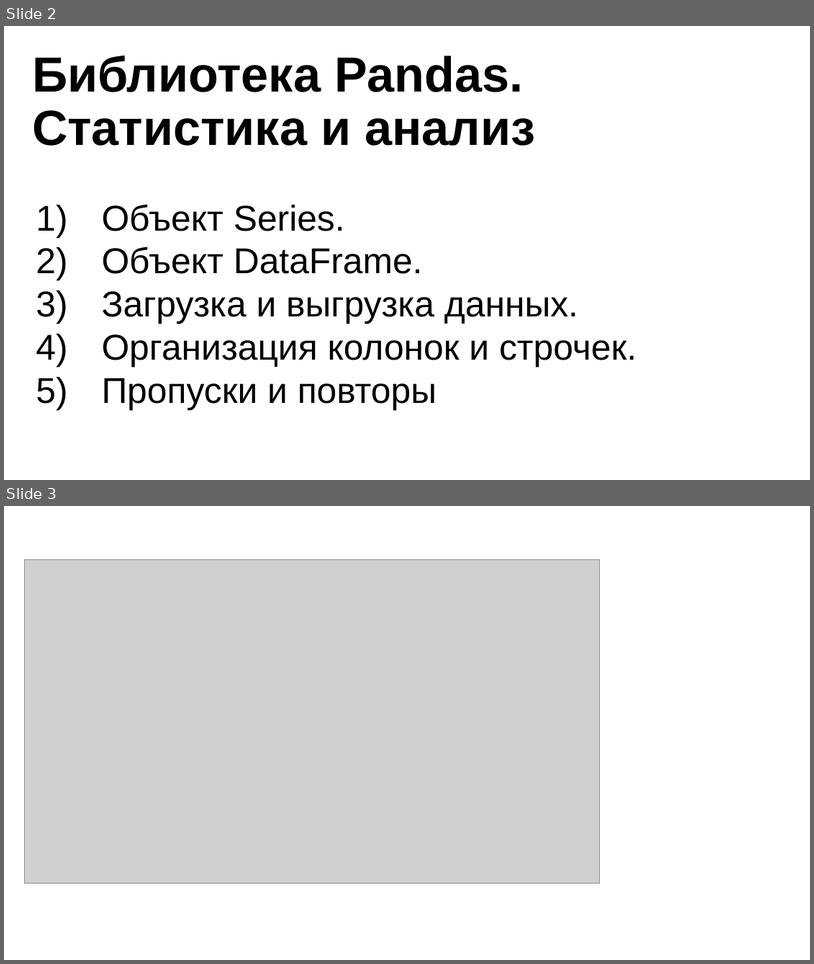
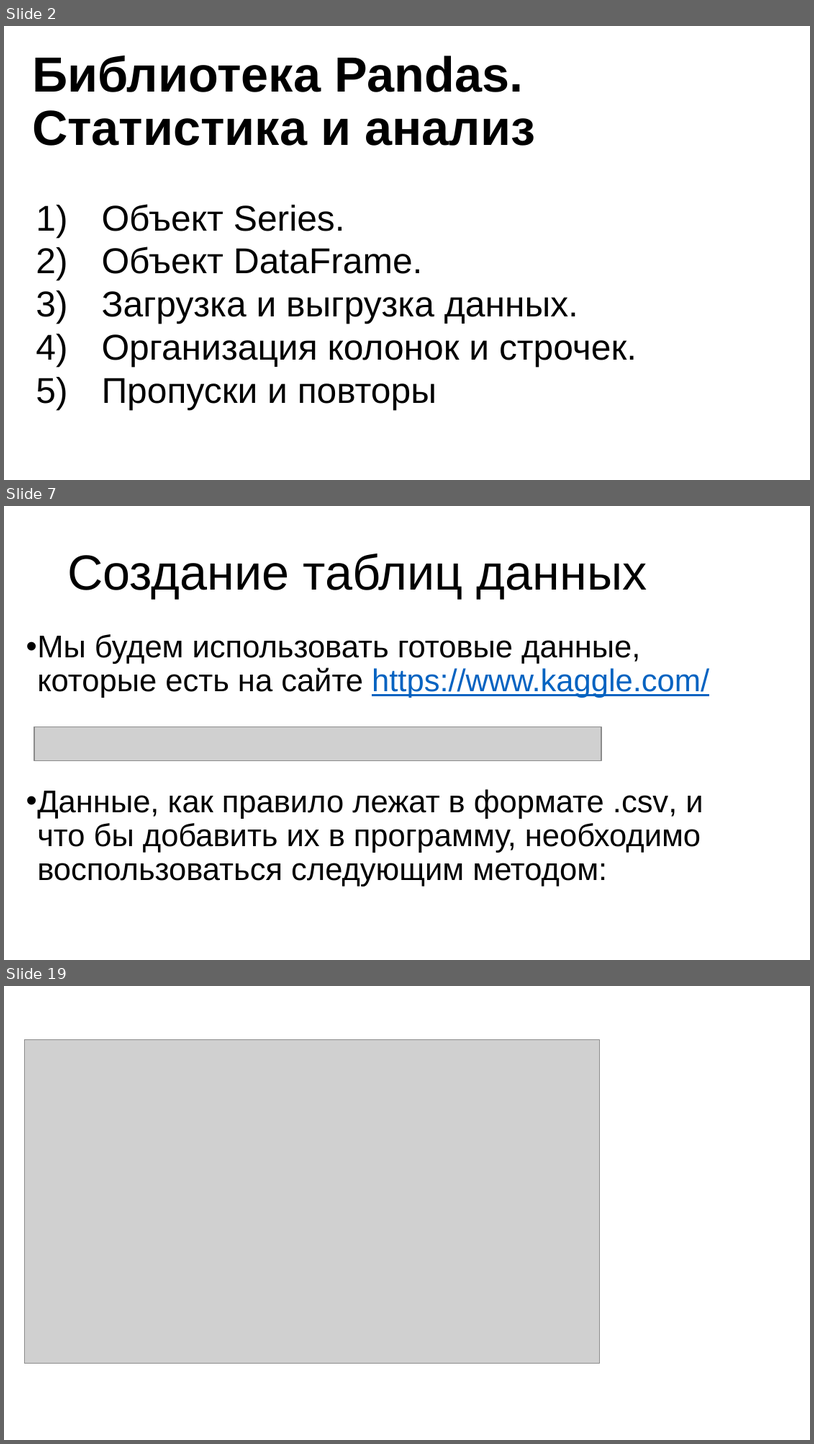
Before and after one commit to nesrv/pt-cgis, a slide deck: m30/ppt/презентация.pptx. Shown one above the other, each under a label of ours: slides 2 and 3 before the commit, slides 2, 7 and 19 after it; the slides between them are not shown. The pictures are 814x964 and 814x1444 pixels, drawn with LibreOffice and Linux fonts; fonts in the diff are those of the drawing; grey boxes stand for pictures; background and template pictures are left out. Boxes give left, top, right and bottom in pixels: in the first picture for what was removed or moved away, otherwise in the second. Text is boxed around its words. In the diff, an @@ line names an element or a change of style, - is before the commit and + after.

```diff
--- a/m30/ppt/презентация.pptx
+++ b/m30/ppt/презентация.pptx
@@ slide 7 added at <box>4,506,810,960</box>, background #FFFFFF @@
@@ title added at <box>67,554,648,599</box>, 44 pt, text #000000 @@
+Создание таблиц данных
@@ text added at <box>26,634,710,886</box>, 28 pt, text #000000 @@
+• Мы будем использовать готовые данные, которые есть на сайте https://www.kaggle.com/
+• Данные, как правило лежат в формате .csv, и что бы добавить их в программу, необходимо воспользоваться следующим методом:
@@ picture added at <box>35,726,602,761</box> @@
@@ what was slide 3 is now slide 19 @@
```
Also in this commit, not shown: 15 other slides added, 4 other files.
